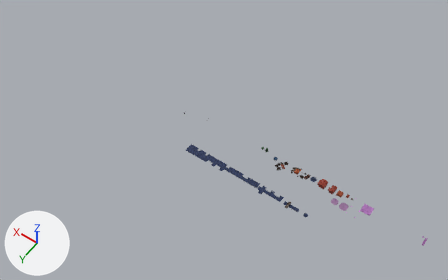
Before and after pictures for a commit that changed the glTF model src/data/models.glb.
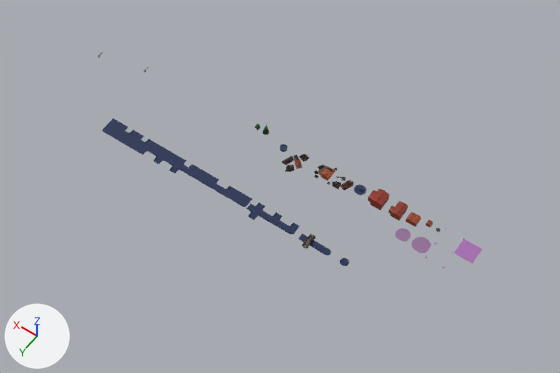
The first picture shows the older version from a 50 mm camera at (-34.9, 137.8, 206.6) aimed at (59.8, 5.3, -1.6). The close-ups show the older and then the newer version on the part from 30% to 92% of the width and 30% to 97% of the height of that picture. Only the edits that show in the close-ups are written down. The lights are fixed; the arrows at lower left show +X, +Y and +Z.

Objects in the first close-up: 'bridge', 'fountain.001', 'sawmill.001', 'sawmill.002', 'sawmill.003', 'tree.001', 'tree.002', 'water_0', 'water_End', 'water_Full', 'water_I', 'water_L', 'water_L_fill', 'water_T', 'water_T_fill', 'water_T_fill_L', 'water_T_fill_R', 'water_X', 'water_X_fill_1', 'water_X_fill_2H', 'water_X_fill_2O', 'water_X_fill_3' and 8 more.
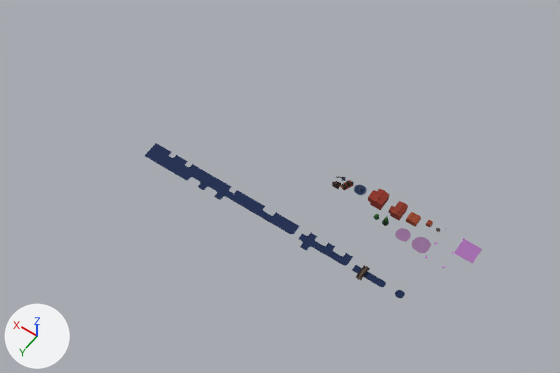
Diff of the bpy script that builds the scene:
```diff
--- a/src/data/models.glb.py
+++ b/src/data/models.glb.py
@@ ob_bridge @@
 ob_bridge = bpy.data.objects.new('bridge', me_water_center_015)
-ob_bridge.location = (20.0, 18.0, 0.0)
+ob_bridge.location = (8.0, 18.0, 0.0)
@@ ob_fountain_001 @@
 ob_fountain_001 = bpy.data.objects.new('fountain.001', me_fountain_001)
-ob_fountain_001.location = (36.0, 2.0, 0.0)
+ob_fountain_001.location = (118.0, 7.0, 0.0)
@@ ob_sawmill_001 @@
 ob_sawmill_001 = bpy.data.objects.new('sawmill.001', me_sawmill_001)
-ob_sawmill_001.location = (26.0, 2.0, 0.0)
+ob_sawmill_001.location = (126.0, 7.0, 0.0)
@@ ob_sawmill_002 @@
 ob_sawmill_002 = bpy.data.objects.new('sawmill.002', me_sawmill_004)
-ob_sawmill_002.location = (32.0, 5.0, 1.0)
+ob_sawmill_002.location = (126.0, 12.0, 1.0)
@@ ob_sawmill_003 @@
 ob_sawmill_003 = bpy.data.objects.new('sawmill.003', me_sawmill_002)
-ob_sawmill_003.location = (31.0, 2.0, 0.0)
+ob_sawmill_003.location = (130.0, 7.0, 0.0)
@@ ob_tree_001 @@
 ob_tree_001 = bpy.data.objects.new('tree.001', me_tree_001)
-ob_tree_001.location = (41.0, 1.0, 0.0)
+ob_tree_001.location = (10.0, 6.0, 0.0)
@@ ob_tree_002 @@
 ob_tree_002 = bpy.data.objects.new('tree.002', me_tree_004)
-ob_tree_002.location = (43.0, 1.0, 0.0)
+ob_tree_002.location = (12.0, 6.0, 0.0)
@@ ob_water_0 @@
 ob_water_0 = bpy.data.objects.new('water_0', me_water_center)
-ob_water_0.location = (12.0, 18.0, 0.0)
+ob_water_0.location = (0.0, 18.0, 0.0)
@@ ob_water_end @@
 ob_water_end = bpy.data.objects.new('water_End', me_water_center_001)
-ob_water_end.location = (16.0, 18.0, 0.0)
+ob_water_end.location = (4.0, 18.0, 0.0)
@@ ob_water_full @@
 ob_water_full = bpy.data.objects.new('water_Full', me_water_center_011)
-ob_water_full.location = (67.0, 18.0, 0.0)
+ob_water_full.location = (56.0, 18.0, 0.0)
@@ ob_water_i @@
 ob_water_i = bpy.data.objects.new('water_I', me_water_center_005)
-ob_water_i.location = (20.0, 18.0, 0.0)
+ob_water_i.location = (8.0, 18.0, 0.0)
@@ ob_water_l @@
 ob_water_l = bpy.data.objects.new('water_L', me_water_center_006)
-ob_water_l.location = (24.0, 18.0, 0.0)
+ob_water_l.location = (12.0, 18.0, 0.0)
@@ ob_water_l_fill @@
 ob_water_l_fill = bpy.data.objects.new('water_L_fill', me_water_center_002)
-ob_water_l_fill.location = (35.0, 18.0, 0.0)
+ob_water_l_fill.location = (24.0, 18.0, 0.0)
@@ ob_water_t @@
 ob_water_t = bpy.data.objects.new('water_T', me_water_center_007)
-ob_water_t.location = (28.0, 18.0, 0.0)
+ob_water_t.location = (16.0, 18.0, 0.0)
@@ ob_water_t_fill @@
 ob_water_t_fill = bpy.data.objects.new('water_T_fill', me_water_center_009)
-ob_water_t_fill.location = (47.0, 18.0, 0.0)
+ob_water_t_fill.location = (36.0, 18.0, 0.0)
@@ ob_water_t_fill_l @@
 ob_water_t_fill_l = bpy.data.objects.new('water_T_fill_L', me_water_center_003)
-ob_water_t_fill_l.location = (39.0, 18.0, 0.0)
+ob_water_t_fill_l.location = (28.0, 18.0, 0.0)
@@ ob_water_t_fill_r @@
 ob_water_t_fill_r = bpy.data.objects.new('water_T_fill_R', me_water_center_010)
-ob_water_t_fill_r.location = (43.0, 18.0, 0.0)
+ob_water_t_fill_r.location = (32.0, 18.0, 0.0)
@@ ob_water_x @@
 ob_water_x = bpy.data.objects.new('water_X', me_water_center_008)
-ob_water_x.location = (32.0, 18.0, 0.0)
+ob_water_x.location = (20.0, 18.0, 0.0)
@@ ob_water_x_fill_1 @@
 ob_water_x_fill_1 = bpy.data.objects.new('water_X_fill_1', me_water_center_004)
-ob_water_x_fill_1.location = (51.0, 18.0, 0.0)
+ob_water_x_fill_1.location = (40.0, 18.0, 0.0)
@@ ob_water_x_fill_2h @@
 ob_water_x_fill_2h = bpy.data.objects.new('water_X_fill_2H', me_water_center_012)
-ob_water_x_fill_2h.location = (55.0, 18.0, 0.0)
+ob_water_x_fill_2h.location = (44.0, 18.0, 0.0)
@@ ob_water_x_fill_2o @@
 ob_water_x_fill_2o = bpy.data.objects.new('water_X_fill_2O', me_water_center_013)
-ob_water_x_fill_2o.location = (59.0, 18.0, 0.0)
+ob_water_x_fill_2o.location = (48.0, 18.0, 0.0)
@@ ob_water_x_fill_3 @@
 ob_water_x_fill_3 = bpy.data.objects.new('water_X_fill_3', me_water_center_014)
-ob_water_x_fill_3.location = (63.0, 18.0, 0.0)
+ob_water_x_fill_3.location = (52.0, 18.0, 0.0)
```

Location of each change, [x1, y1, x2, y2] in pixels of the close-ups (560 x 373 px):
'water_Full', moved: before [102, 118, 128, 140]; after [145, 143, 171, 165]
'water_X_fill_3', moved: before [117, 129, 144, 149]; after [161, 155, 188, 174]
'water_X_fill_2O', moved: before [133, 139, 160, 155]; after [176, 164, 204, 181]
'water_X_fill_2H', moved: before [152, 146, 176, 164]; after [196, 171, 220, 190]
'water_X_fill_1', moved: before [169, 155, 188, 173]; after [213, 180, 233, 200]
'water_X', moved: before [246, 202, 267, 220]; after [298, 233, 320, 250]
'water_T_fill', moved: before [184, 164, 208, 182]; after [230, 190, 254, 208]
'water_T_fill_L', moved: before [217, 186, 241, 201]; after [263, 212, 288, 229]
'water_T_fill_R', moved: before [201, 173, 221, 191]; after [246, 200, 267, 218]
'water_T', moved: before [263, 212, 285, 229]; after [316, 243, 337, 259]
'water_L_fill', moved: before [234, 192, 253, 207]; after [281, 220, 299, 234]
'water_L', moved: before [281, 222, 299, 234]; after [334, 253, 353, 266]
'sawmill.001', moved (not visible afterwards): before [314, 165, 337, 185]
'water_I', moved: before [298, 234, 320, 249]; after [352, 265, 374, 280]
'water_End', moved: before [316, 244, 331, 255]; after [370, 275, 386, 287]
'bridge', moved: before [302, 234, 316, 249]; after [356, 265, 370, 280]
'sawmill.002', moved (not visible afterwards): before [98, 52, 302, 172]
'water_0', moved: before [340, 258, 349, 266]; after [395, 290, 405, 298]
'tree.001', moved: before [262, 124, 269, 135]; after [382, 216, 389, 226]
'sawmill.003', moved (not visible afterwards): before [144, 67, 309, 162]
'fountain.001', moved (not visible afterwards): before [280, 144, 288, 152]
'tree.002', moved: before [255, 124, 260, 130]; after [374, 214, 379, 220]
